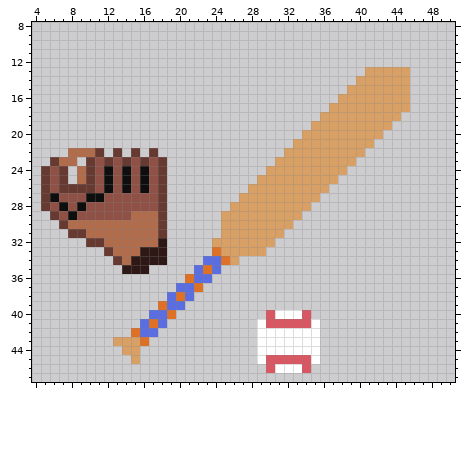
Two versions of one pixel-art sprite, Images/BaseballSprite1.png. The picture above was drawn from the file before the commit.
The file is 64x64 pixels. Shown: x 4..50, y 8..47.
After the commit:
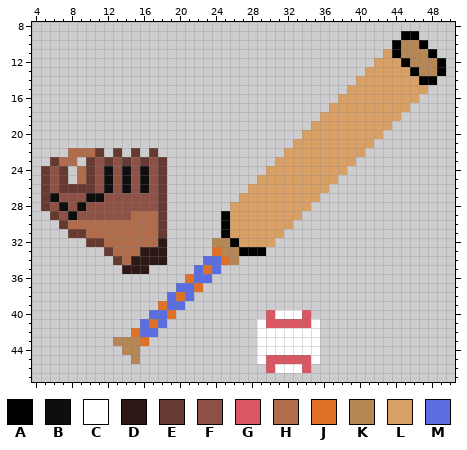
Palette (. is transparent): A #000000  B #0e0e0e  C #ffffff  D #2d1815  E #663931  F #8f5146  G #d95763  H #b16c4b  J #df7126  K #b68655  L #d9a066  M #5b6ee1
The edit:
y 9: x 45..46 .. -> AA
y 10: x 44..47 .... -> AKKA
y 11: x 43..48 ...... -> LAKKKA
y 12: x 42..49 ........ -> LLLAKKKA
y 13: x 46..49 .... -> AKKA
y 14: x 46..48 ... -> LAA
y 15: x 46..47 .. -> LL
y 16: x 46 . -> L
y 29..31: x 25 L -> A
y 32: x 24..26 LLL -> KKA
y 33: x 25..29 LLLLL -> KKAAA
y 34: x 26 L -> K
y 43: x 13..15 LLL -> KKK
y 44: x 14..15 LL -> KK
y 45: x 15 L -> K
Pixel boxes of the changes (left, top, right, bottom) in both pictures:
added: (374, 31, 446, 103)
changed: (212, 211, 266, 265)
changed: (113, 337, 140, 364)
